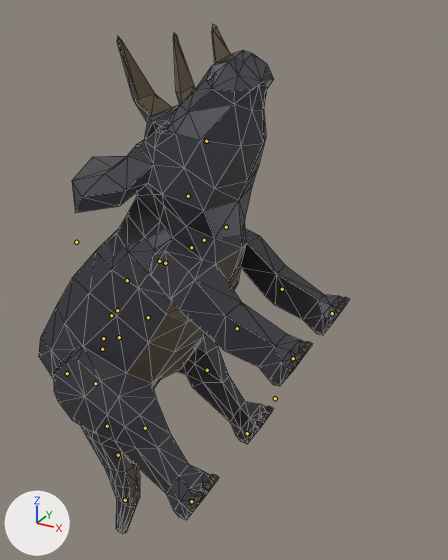
What one commit did to the glTF model data/models3d/triceratops3d.glb.
Before and after are seen from a 50 mm lens placed at (6.7, -15.7, 11.7), pointed at (-3.2, 2.3, 2.7). Every picture has the same lights, and +X, +Y and +Z are marked at lower left. The older version comes first. The bones that bend it are drawn over the model as lines. Mesh edges are drawn as thin lines.

The first picture shows 'Triceratops'.
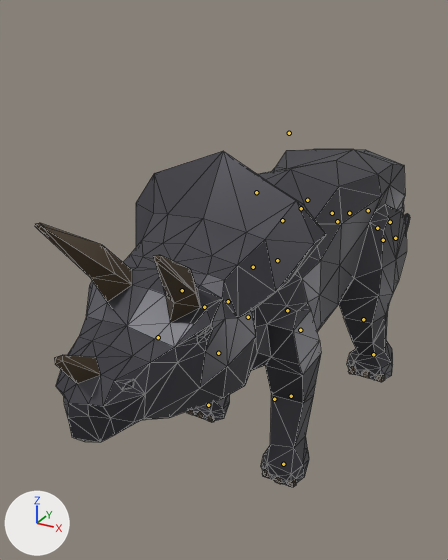
The newer file adds an action. The first version stands in its rest pose; the second is drawn at frame 113 of the action 'Armature|Triceratops_LookAround'.

Where the change shows, as pixel boxes [x1, y1, x2, y2] in the pictures (448 x 560 px):
'Triceratops', posed (21% wider, 34% shorter)
    before: [39, 24, 350, 534]
    after: [35, 149, 410, 487]
bone 'root', root to tip
    before: (275, 398) to (274, 398)
    after: (274, 399) to (274, 398)
bone 'Body', root to tip
    before: (76, 242) to (76, 241)
    after: (289, 133) to (289, 132)
bone 'BackLeg.R', root to tip
    before: (102, 349) to (102, 349)
    after: (307, 200) to (307, 200)
bone 'BackLowLeg.R', root to tip
    before: (145, 428) to (145, 428)
    after: (277, 260) to (278, 260)
bone 'BackLeg.L', root to tip
    before: (119, 337) to (119, 337)
    after: (332, 213) to (332, 213)
bone 'BackLowLeg.L', root to tip
    before: (207, 370) to (207, 370)
    after: (363, 319) to (363, 320)
bone 'Back', root to tip
    before: (111, 315) to (111, 315)
    after: (337, 221) to (337, 221)
bone 'Tail1', root to tip
    before: (103, 338) to (103, 339)
    after: (349, 213) to (349, 213)
bone 'Tail2', root to tip
    before: (95, 383) to (96, 384)
    after: (368, 210) to (368, 210)
bone 'Tail3', root to tip
    before: (107, 426) to (107, 426)
    after: (377, 228) to (377, 228)
bone 'Tail4', root to tip
    before: (118, 455) to (118, 455)
    after: (383, 240) to (383, 240)
bone 'Tail5', root to tip
    before: (125, 500) to (125, 500)
    after: (395, 238) to (395, 238)
bone 'Hips', root to tip
    before: (117, 310) to (117, 310)
    after: (301, 208) to (301, 208)
bone 'Torso', root to tip
    before: (127, 280) to (127, 280)
    after: (282, 220) to (282, 220)
bone 'FrontLeg.R', root to tip
    before: (191, 247) to (191, 247)
    after: (228, 301) to (228, 301)
bone 'FrontUpLeg.R', root to tip
    before: (165, 263) to (165, 263)
    after: (182, 290) to (182, 291)
bone 'FrontLowLeg.R', root to tip
    before: (237, 328) to (237, 329)
    after: (218, 353) to (218, 353)
bone 'FrontLeg.L', root to tip
    before: (204, 240) to (204, 240)
    after: (248, 317) to (248, 317)
bone 'FrontUpLeg.L', root to tip
    before: (226, 227) to (226, 227)
    after: (300, 330) to (300, 330)
bone 'FrontLowLeg.L', root to tip
    before: (282, 289) to (282, 289)
    after: (291, 396) to (291, 396)
bone 'BackFoot.R', root to tip
    before: (191, 501) to (191, 501)
    after: (287, 310) to (287, 311)
bone 'FrontFoot.R', root to tip
    before: (293, 358) to (293, 358)
    after: (208, 405) to (208, 405)
bone 'FrontFoot.L', root to tip
    before: (332, 313) to (332, 313)
    after: (283, 464) to (283, 464)

What the commit changed:
Bone 'root' (bone_root) moves from (0.0, 0.0, 0.0) to (-0.0001, 0.0, -0.0001).
Bone 'root' (bone_root) turns from (0, 0, 0) to (90, -27, -90) degrees about its own x, y and z.
Bone 'Body' (bone_body) moves from (0.0, 0.0, 0.0) to (0.0, -0.0016, -0.0003).
Bone 'Body' (bone_body) turns from (0, 0, 0) to (1, 0, 0) degrees about its own x, y and z.
Bone 'BackLeg.R' (bone_backleg_r) moves from (0.0, 0.0, 0.0) to (0.0, 0.0, -0.0015).
Bone 'BackLeg.R' (bone_backleg_r) turns from (0, 0, 0) to (0, -24, 0) degrees about its own x, y and z.
Bone 'BackLowLeg.R' (bone_backlowleg_r) turns from (0, 0, 0) to (-26, 0, 0) degrees about its own x, y and z.
Bone 'BackLeg.L' (bone_backleg_l) moves from (0.0, 0.0, 0.0) to (-0.0011, 0.0, 0.0).
Bone 'BackLeg.L' (bone_backleg_l) turns from (0, 0, 0) to (0, -14, 0) degrees about its own x, y and z.
Bone 'BackLowLeg.L' (bone_backlowleg_l) turns from (0, 0, 0) to (27, 0, 0) degrees about its own x, y and z.
Bone 'Back' (bone_back) moves from (0.0, 0.0, 0.0) to (0.0051, 0.0008, -0.0027).
Bone 'Tail1' (bone_tail1) turns from (0, 0, 0) to (-3, 0, 0) degrees about its own x, y and z.
Bone 'Tail2' (bone_tail2) turns from (0, 0, 0) to (4, 0, 0) degrees about its own x, y and z.
Bone 'Tail3' (bone_tail3) turns from (0, 0, 0) to (5, 0, 0) degrees about its own x, y and z.
Bone 'Tail4' (bone_tail4) turns from (0, 0, 0) to (9, 0, 0) degrees about its own x, y and z.
Bone 'Tail5' (bone_tail5) turns from (0, 0, 0) to (12, 0, 0) degrees about its own x, y and z.
Bone 'Hips' (bone_hips) turns from (0, 0, 0) to (-3, 0, 0) degrees about its own x, y and z.
Bone 'Torso' (bone_torso) turns from (0, 0, 0) to (0, 0, -3) degrees about its own x, y and z.
Bone 'FrontLeg.R' (bone_frontleg_r) moves from (0.0, 0.0, 0.0) to (0.0006, 0.0, -0.0019).
Bone 'FrontLeg.R' (bone_frontleg_r) turns from (0, 0, 0) to (0, -16, 0) degrees about its own x, y and z.
Bone 'FrontUpLeg.R' (bone_frontupleg_r) turns from (0, 0, 0) to (-1, 1, -4) degrees about its own x, y and z.
Bone 'FrontLowLeg.R' (bone_frontlowleg_r) turns from (0, 0, 0) to (-12, 2, 10) degrees about its own x, y and z.
Bone 'FrontLeg.L' (bone_frontleg_l) moves from (0.0, 0.0, 0.0) to (0.0, 0.0, 0.0003).
Bone 'FrontLeg.L' (bone_frontleg_l) turns from (0, 0, 0) to (0, 15, 0) degrees about its own x, y and z.
Bone 'FrontUpLeg.L' (bone_frontupleg_l) turns from (0, 0, 0) to (-8, 0, 5) degrees about its own x, y and z.
Bone 'FrontLowLeg.L' (bone_frontlowleg_l) turns from (0, 0, 0) to (-28, -3, -10) degrees about its own x, y and z.
Bone 'BackFoot.R' (bone_backfoot_r) moves from (0.0, 0.0, 0.0) to (0.0, -0.0088, 0.0).
Bone 'FrontFoot.R' (bone_frontfoot_r) moves from (0.0, 0.0, 0.0) to (0.0, -0.007, 0.0).
Bone 'FrontFoot.L' (bone_frontfoot_l) turns from (0, 0, 0) to (15, 0, 0) degrees about its own x, y and z.
